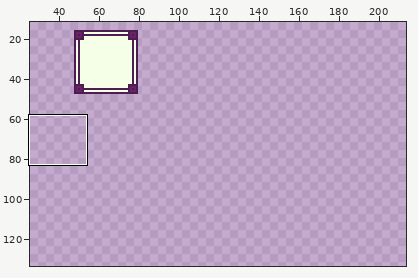
Two versions of one pixel-art file, assets/ui.aseprite. The picture above shows the old version from afar; the outline marks the close-up.
Close-up. Before the commit:
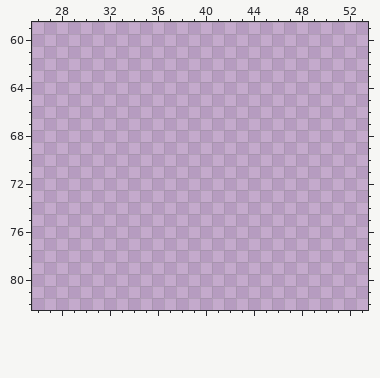
256x256 pixels, 1 frame. Shown: x 26..53, y 59..82. The wide view leaves out empty margins. The commit also changed other parts of the picture, which this record leaves out.
After the commit:
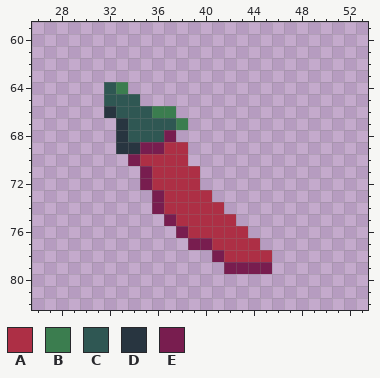
Palette (. is transparent): A #ad2f45  B #3b7d4f  C #2f5753  D #283540  E #781d4f
What changed:
There is now colour A in row 69 at x 37 to 38; in row 70 at x 35 to 38; in rows 71 to 72 at x 36 to 39; in row 73 at x 37 to 40; in row 74 at x 37 to 41; in row 75 at x 38 to 42.
There is now colour A in row 76 at x 39 to 43; in row 77 at x 41 to 44; in row 78 at x 42 to 45.
There is now colour B in row 64 at x 33; in row 66 at x 36 to 37; in row 67 at x 38.
There is now colour C in row 64 at x 32; in row 65 at x 32 to 34; in row 66 at x 33 to 35; in row 67 at x 34 to 37; in row 68 at x 34 to 36.
There is now colour D in row 66 at x 32; in rows 67 to 68 at x 33; in row 69 at x 33 to 34.
There is now colour E in row 68 at x 37; in row 69 at x 35 to 36; in row 70 at x 34; in rows 71 to 72 at x 35; in rows 73 to 74 at x 36; in row 75 at x 37.
There is now colour E in row 76 at x 38; in row 77 at x 39 to 40; in row 78 at x 41; in row 79 at x 42 to 45.
